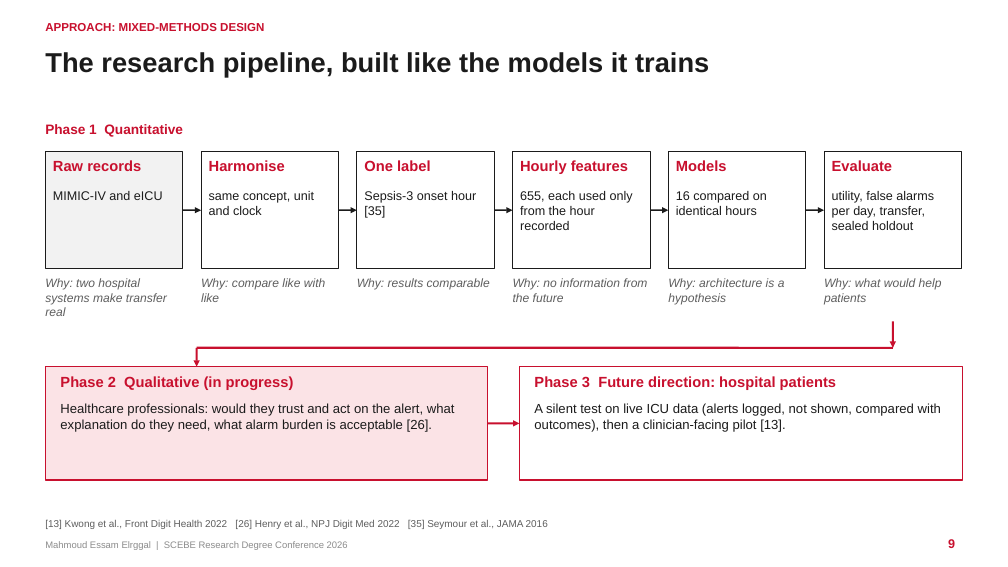
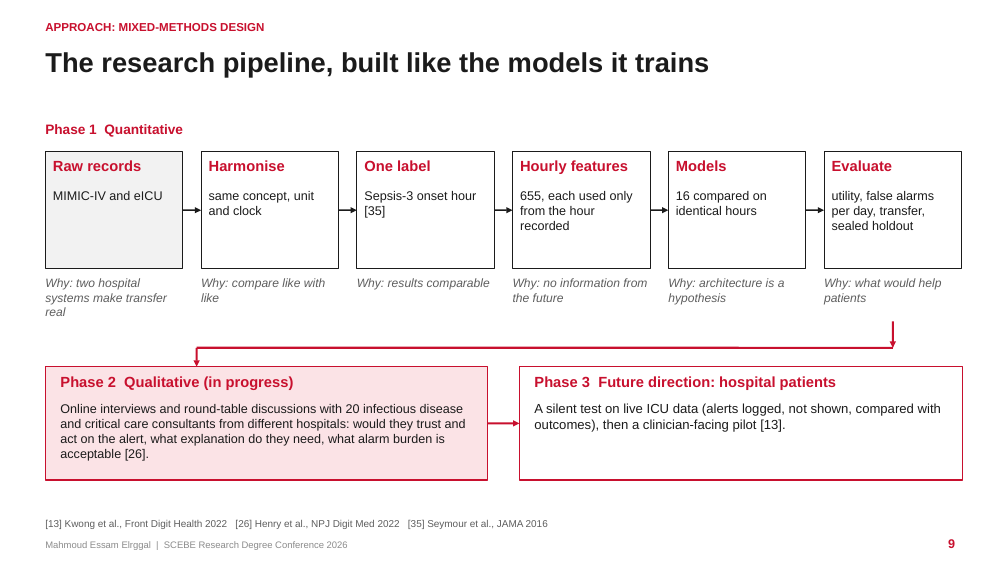
Before and after one commit to mahmoudddj/datasciencecoursera1, a slide deck: slide 9 of dev/presentation/Elrggal_Mahmoud_SCEBE2026.pptx. Drawn at 1008x567 pixels with LibreOffice and Linux fonts; fonts in the diff are those of the drawing. Boxes give left, top, right and bottom in pixels: in the first picture for what was removed or moved away, otherwise in the second. Text is boxed around its words. In the diff, an @@ line names an element or a change of style, - is before the commit and + after.

```diff
--- a/dev/presentation/Elrggal_Mahmoud_SCEBE2026.pptx
+++ b/dev/presentation/Elrggal_Mahmoud_SCEBE2026.pptx
@@ text at (x1=60, y1=404, x2=466, y2=461): text changed; size 12.5 to 12 pt @@
-Healthcare professionals: would they trust and act on the alert, what explanation do they need, what alarm burden is acceptable [26].
+Online interviews and round-table discussions with 20 infectious disease and critical care consultants from different hospitals: would they trust and act on the alert, what explanation do they need, what alarm burden is acceptable [26].
```
Also in this commit, not shown: 3 other slides changed, 5 other files.
